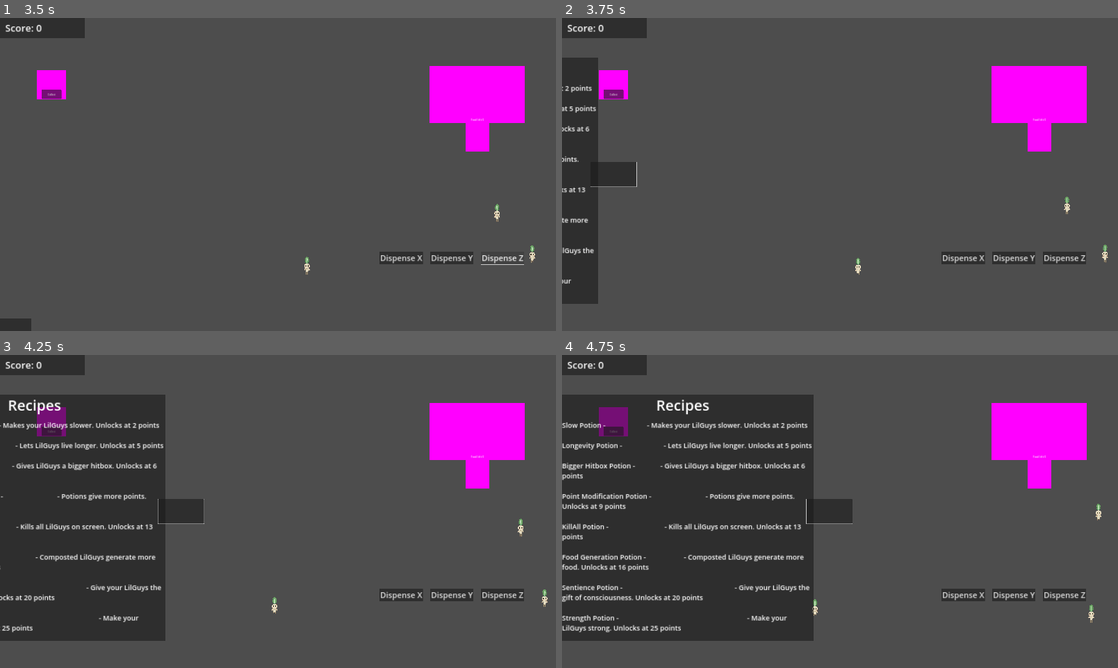
Above: before the commit, frames 1-4 (two rows, left to right).
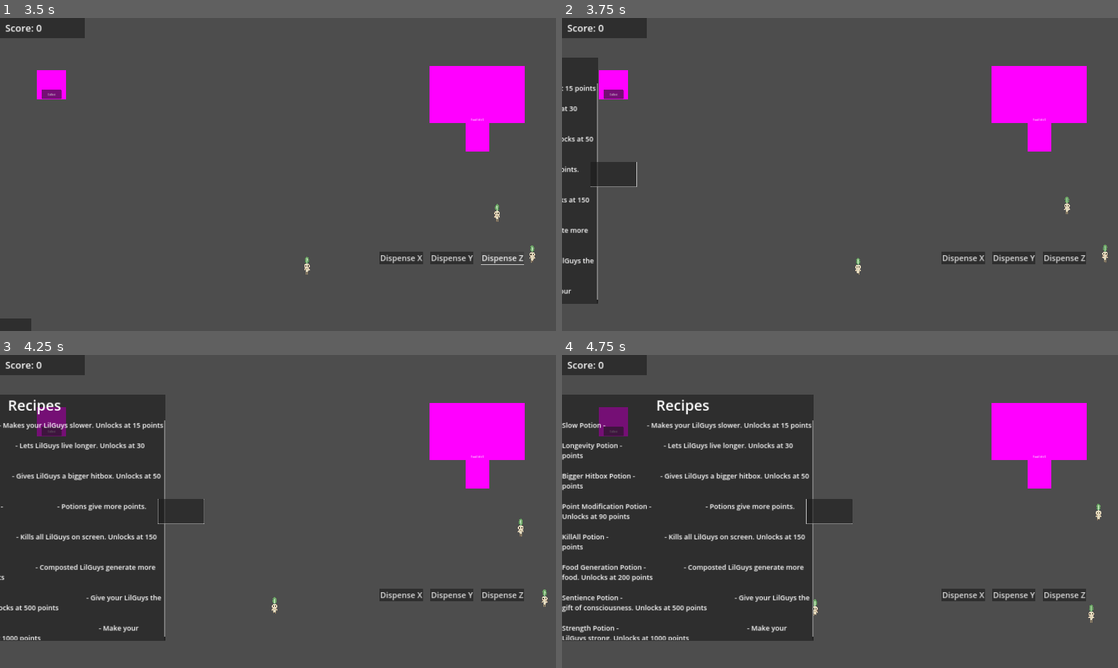
Above: after the commit, the same moments.

Repository: BoopEnthusiast/Cozy-Spring-Jam-2024
Game: Godot game, scene res://scenes/main_menu_screen.tscn
Two runs of this game, one before a commit and one after it. Both use one fixed random seed, a clock stepped at 60 frames per second and the inputs below.
Inputs (mouse positions are in pixels of both pictures, inside the frame that each line leads up to):
- Up to frame 1 (3.5 s): click "Play" at 0.5 s; click "Dispense X" at 1.25 s; click "Dispense Y" at 2 s; click "Dispense Z" at 2.75 s
- Up to frame 2 (3.75 s): click (573, 330) at 3.5 s
- Up to frame 3 (4.25 s): no input
- Up to frame 4 (4.75 s): click "Collect" at 4.25 s

Frame 1 is identical in both runs. In frame 2, 0.8% of the frame differs, in the area x 0-7%, y 20-90%; in frame 3, 3.1%; in frame 4, 5.6%, in the area x 0-46%, y 20-92%.

Commit message:
recipes updates and pause menu is half working

Diff:
--- a/scenes/main.tscn
+++ b/scenes/main.tscn
@@ -41,6 +41,7 @@
 gene = "Z"
 
 [node name="PauseMenu" parent="." instance=ExtResource("6_g71jd")]
+visible = false
 
 [node name="Cauldron" parent="." instance=ExtResource("4_1x7nn")]
 position = Vector2(356, 461)
--- a/scenes/pause_menu.tscn
+++ b/scenes/pause_menu.tscn
@@ -4,9 +4,8 @@
 [ext_resource type="Script" path="res://scripts/back_to_main_menu.gd" id="2_brkmw"]
 
 [node name="PauseLayer" type="CanvasLayer"]
-process_mode = 2
+process_mode = 3
 layer = 4
-visible = false
 
 [node name="PauseMenu" type="Control" parent="."]
 layout_mode = 3
--- a/scenes/recipes_screen.tscn
+++ b/scenes/recipes_screen.tscn
@@ -17,7 +17,7 @@
 
 # Called every frame. 'delta' is the elapsed time since the previous frame.
 func _process(delta):
-	if Singleton.score >= 2:
+	if Singleton.score >= 15:
 		slowPotionUnlocked = true
 
 	if slowPotionUnlocked:
@@ -113,21 +113,21 @@
 grow_horizontal = 2
 grow_vertical = 2
 theme_override_font_sizes/normal_font_size = 48
-text = "Slow Potion -                       - Makes your LilGuys slower. Unlocks at 2 points
-
-Longevity Potion -                       - Lets LilGuys live longer. Unlocks at 5 points
-
-Bigger Hitbox Potion -              - Gives LilGuys a bigger hitbox. Unlocks at 6 points
-
-Point Modification Potion -                              - Potions give more points. Unlocks at 9 points
-
-KillAll Potion -                               - Kills all LilGuys on screen. Unlocks at 13 points
-
-Food Generation Potion -                     - Composted LilGuys generate more food. Unlocks at 16 points
-
-Sentience Potion -                                                              - Give your LilGuys the gift of consciousness. Unlocks at 20 points
-
-Strength Potion -                                                                       - Make your LilGuys strong. Unlocks at 25 points
+text = "Slow Potion -                       - Makes your LilGuys slower. Unlocks at 15 points
+
+Longevity Potion -                       - Lets LilGuys live longer. Unlocks at 30 points
+
+Bigger Hitbox Potion -              - Gives LilGuys a bigger hitbox. Unlocks at 50 points
+
+Point Modification Potion -                              - Potions give more points. Unlocks at 90 points
+
+KillAll Potion -                               - Kills all LilGuys on screen. Unlocks at 150 points
+
+Food Generation Potion -                     - Composted LilGuys generate more food. Unlocks at 200 points
+
+Sentience Potion -                                                              - Give your LilGuys the gift of consciousness. Unlocks at 500 points
+
+Strength Potion -                                                                       - Make your LilGuys strong. Unlocks at 1000 points
 "
 
 [node name="SlowPotionRecipe" type="RichTextLabel" parent="RecipeBackground/PotionRecipes"]
--- a/scripts/back_to_main_menu.gd
+++ b/scripts/back_to_main_menu.gd
@@ -4,4 +4,5 @@
 func _on_pressed():
 	#take player back to main menu
 	pause_menu.visible = false
+	get_tree().paused = false
 	get_tree().change_scene_to_file("res://scenes/main_menu_screen.tscn")
--- a/scripts/food_potion_recipe.gd
+++ b/scripts/food_potion_recipe.gd
@@ -4,7 +4,7 @@
 
 # Called every frame. 'delta' is the elapsed time since the previous frame.
 func _process(delta):
-	if Singleton.score >= 16:
+	if Singleton.score >= 200:
 		foodPotionUnlocked = true
 
 	if foodPotionUnlocked:
--- a/scripts/hitbox_potion_recipe.gd
+++ b/scripts/hitbox_potion_recipe.gd
@@ -4,7 +4,7 @@
 
 # Called every frame. 'delta' is the elapsed time since the previous frame.
 func _process(delta):
-	if Singleton.score >= 6:
+	if Singleton.score >= 50:
 		hitboxPotionUnlocked = true
 
 	if hitboxPotionUnlocked:
--- a/scripts/kill_all_potion_recipe.gd
+++ b/scripts/kill_all_potion_recipe.gd
@@ -4,7 +4,7 @@
 
 # Called every frame. 'delta' is the elapsed time since the previous frame.
 func _process(delta):
-	if Singleton.score >= 13:
+	if Singleton.score >= 150:
 		killPotionUnlocked = true
 
 	if killPotionUnlocked:
--- a/scripts/longevity_potion_recipe.gd
+++ b/scripts/longevity_potion_recipe.gd
@@ -4,7 +4,7 @@
 
 # Called every frame. 'delta' is the elapsed time since the previous frame.
 func _process(delta):
-	if Singleton.score >= 5:
+	if Singleton.score >= 30:
 		longevityPotionUnlocked = true
 
 	if longevityPotionUnlocked:
--- a/scripts/main.gd
+++ b/scripts/main.gd
@@ -1,6 +1,14 @@
 extends Node2D
+@onready var pause_menu = $PauseMenu
 
 
 # Called when the node enters the scene tree for the first time.
 func _enter_tree():
 	Singleton.main_node = self
+
+func _process(delta):
+	if Input.is_action_just_pressed("ui_cancel"):
+		pause_menu.visible = true
+		print("pausing")
+		get_tree().paused = true
+		print(pause_menu.get_child(0).global_position)
--- a/scripts/point_potion_recipe.gd
+++ b/scripts/point_potion_recipe.gd
@@ -4,7 +4,7 @@
 
 # Called every frame. 'delta' is the elapsed time since the previous frame.
 func _process(delta):
-	if Singleton.score >= 9:
+	if Singleton.score >= 90:
 		pointPotionUnlocked = true
 
 	if pointPotionUnlocked:
--- a/scripts/resume.gd
+++ b/scripts/resume.gd
@@ -5,4 +5,6 @@
 
 func _on_pressed():
 	pause_menu.visible = false
+	print("resume")
 	get_tree().paused = false
+	print(pause_menu.global_position)
--- a/scripts/sentience_potion_recipe.gd
+++ b/scripts/sentience_potion_recipe.gd
@@ -4,7 +4,7 @@
 
 # Called every frame. 'delta' is the elapsed time since the previous frame.
 func _process(delta):
-	if Singleton.score >= 20:
+	if Singleton.score >= 500:
 		sentiencePotionUnlocked = true
 
 	if sentiencePotionUnlocked:
--- a/scripts/strength_potion_unlocked.gd
+++ b/scripts/strength_potion_unlocked.gd
@@ -4,7 +4,7 @@
 
 # Called every frame. 'delta' is the elapsed time since the previous frame.
 func _process(delta):
-	if Singleton.score >= 25:
+	if Singleton.score >= 1000:
 		strengthPotionUnlocked = true
 
 	if strengthPotionUnlocked:
